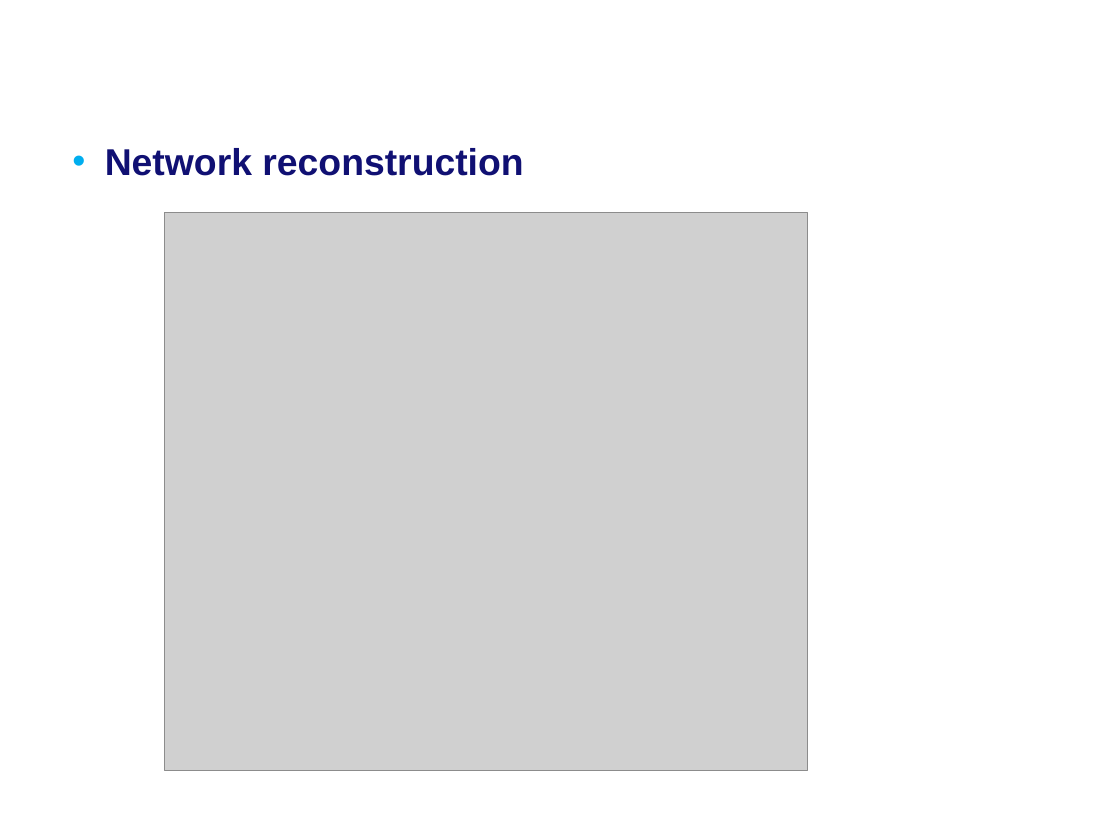
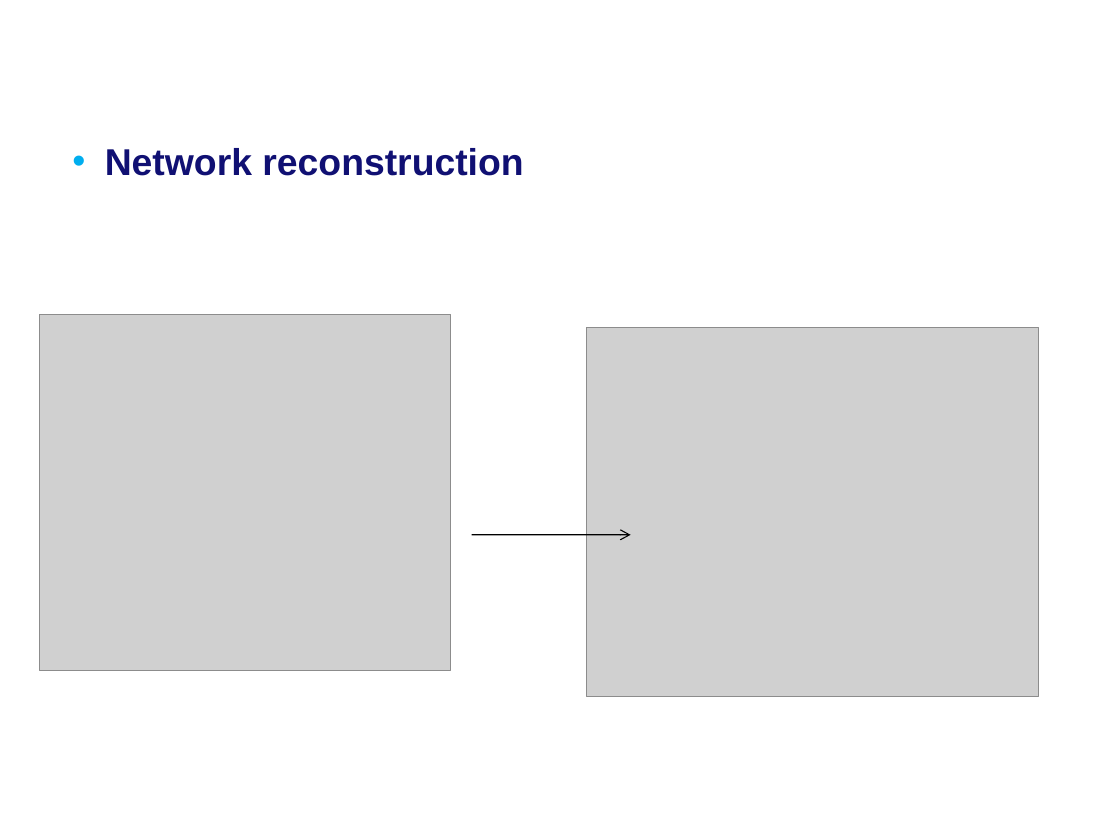
Before and after one commit to MartijnMuijsers/Algorithms, a slide deck: slide 5 of report/Final Presentation.ppt. Drawn at 1120x840 pixels with LibreOffice and Linux fonts; fonts in the diff are those of the drawing; grey boxes stand for pictures; background and template pictures are left out. Boxes give left, top, right and bottom in pixels: in the first picture for what was removed or moved away, otherwise in the second. Text is boxed around its words. In the diff, an @@ line names an element or a change of style, - is before the commit and + after.

Commit message:
Presentation

```diff
--- a/report/Final Presentation.ppt
+++ b/report/Final Presentation.ppt
@@ picture: place and size @@
-picture at (165, 213, 809, 771)
+picture at (39, 315, 450, 671)
@@ picture added at (587, 328, 1039, 698) @@
@@ arrow added from (472, 534) to (631, 535), #000000 0.74 pt @@
```
Also in this commit, not shown: 1 slide removed.
